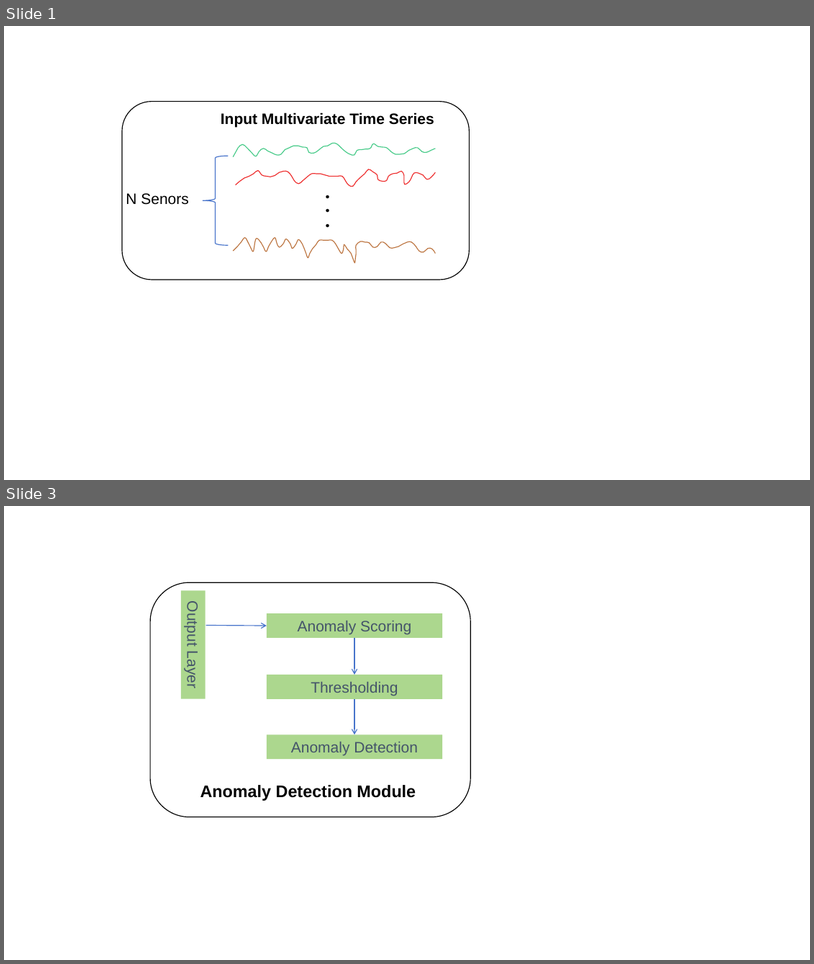
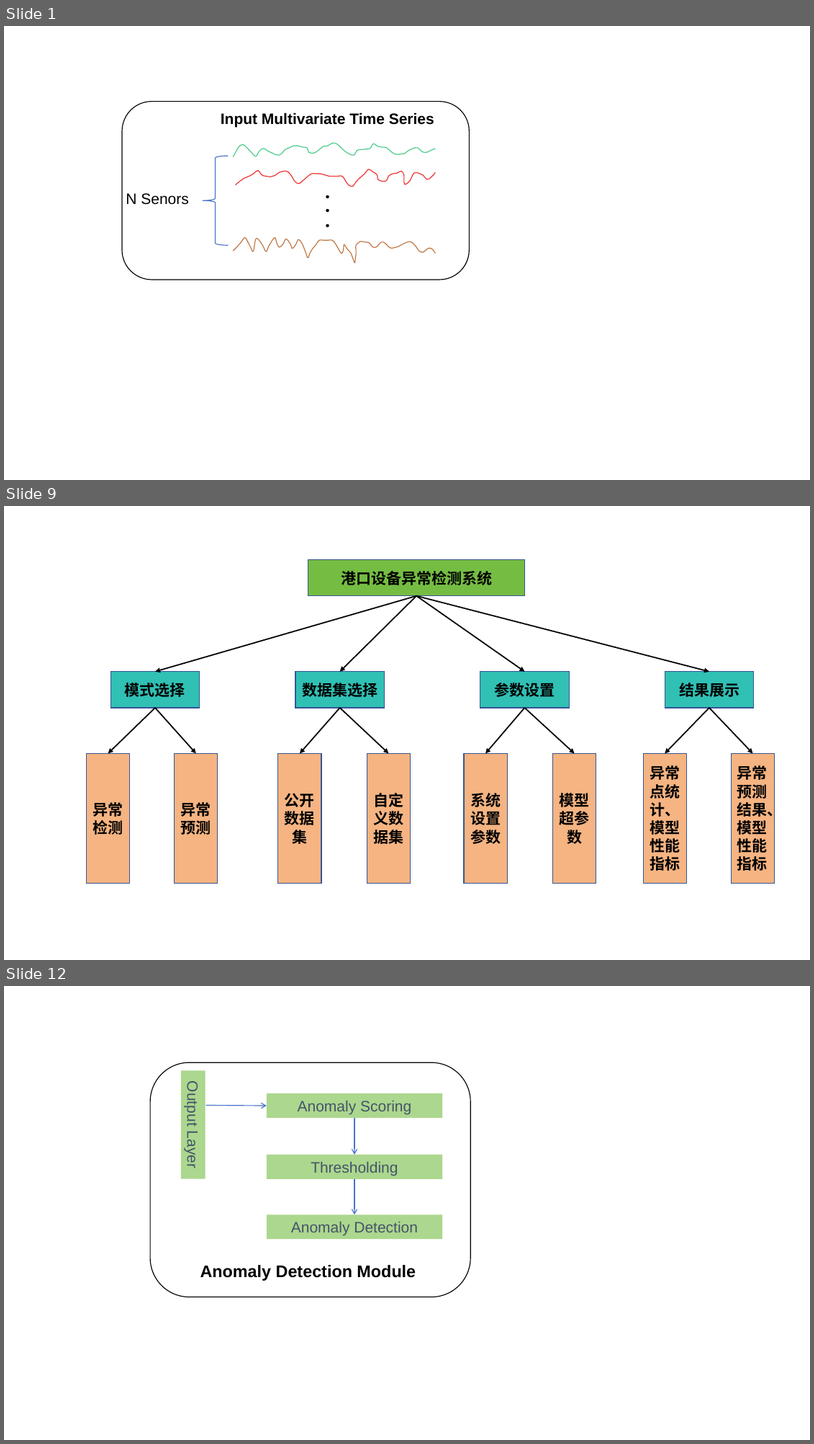
Before and after one commit to wuchenhu98/lunwen, a slide deck: 论文插图.pptx. Shown one above the other, each under a label of ours: slides 1 and 3 before the commit, slides 1, 9 and 12 after it; the slides between them are not shown. The pictures are 814x964 and 814x1444 pixels, drawn with LibreOffice and Linux fonts; fonts in the diff are those of the drawing. Boxes give left, top, right and bottom in pixels: in the first picture for what was removed or moved away, otherwise in the second. Text is boxed around its words. In the diff, an @@ line names an element or a change of style, - is before the commit and + after.

```diff
--- a/论文插图.pptx
+++ b/论文插图.pptx
@@ slide 9 added at [4, 506, 810, 960], background #FFFFFF @@
@@ rectangle added at [309, 560, 525, 596], fill #75BD42, outline #355696 1 pt, 18 pt, text #000000, bold @@
+港口设备异常检测系统
@@ arrow added from (417, 596) to (155, 672), #000000 1.5 pt @@
@@ arrow added from (417, 596) to (340, 672), #000000 1.5 pt @@
@@ arrow added from (417, 596) to (525, 672), #000000 1.5 pt @@
@@ arrow added from (417, 596) to (710, 672), #000000 1.5 pt @@
@@ rectangle added at [111, 672, 199, 708], fill #30C0B4, outline #355696 1 pt, 18 pt, text #000000, bold @@
+模式选择
@@ rectangle added at [296, 672, 384, 708], fill #30C0B4, outline #355696 1 pt, 18 pt, text #000000, bold @@
+数据集选择
@@ rectangle added at [481, 672, 570, 708], fill #30C0B4, outline #355696 1 pt, 18 pt, text #000000, bold @@
+参数设置
@@ rectangle added at [665, 672, 754, 708], fill #30C0B4, outline #355696 1 pt, 18 pt, text #000000, bold @@
+结果展示
@@ arrow added from (155, 708) to (108, 754), #000000 1.5 pt @@
@@ arrow added from (155, 708) to (196, 754), #000000 1.5 pt @@
@@ arrow added from (340, 708) to (300, 754), #000000 1.5 pt @@
@@ arrow added from (340, 708) to (388, 754), #000000 1.5 pt @@
@@ arrow added from (525, 708) to (486, 754), #000000 1.5 pt @@
@@ arrow added from (525, 708) to (575, 754), #000000 1.5 pt @@
@@ arrow added from (710, 708) to (665, 754), #000000 1.5 pt @@
@@ arrow added from (710, 708) to (754, 754), #000000 1.5 pt @@
@@ rectangle added at [86, 754, 130, 883], fill #F5B482, outline #355696 1 pt, 18 pt, text #000000, bold @@
+异常检测
@@ rectangle added at [175, 754, 218, 883], fill #F5B482, outline #355696 1 pt, 18 pt, text #000000, bold @@
+异常预测
@@ rectangle added at [278, 754, 322, 883], fill #F5B482, outline #355696 1 pt, 18 pt, text #000000, bold @@
+公开数据集
@@ rectangle added at [367, 754, 411, 883], fill #F5B482, outline #355696 1 pt, 18 pt, text #000000, bold @@
+自定义数据集
@@ rectangle added at [464, 754, 508, 883], fill #F5B482, outline #355696 1 pt, 18 pt, text #000000, bold @@
+系统设置参数
@@ rectangle added at [553, 754, 597, 883], fill #F5B482, outline #355696 1 pt, 18 pt, text #000000, bold @@
+模型超参数
@@ rectangle added at [643, 754, 687, 883], fill #F5B482, outline #355696 1 pt, 18 pt, text #000000, bold @@
+异常点统计、模型性能指标
@@ rectangle added at [732, 754, 775, 883], fill #F5B482, outline #355696 1 pt, 18 pt, text #000000, bold @@
+异常预测结果、模型性能指标
@@ what was slide 3 is now slide 12 @@
```
Also in this commit, not shown: 1 slide changed, 8 other slides added, 3 other files.
